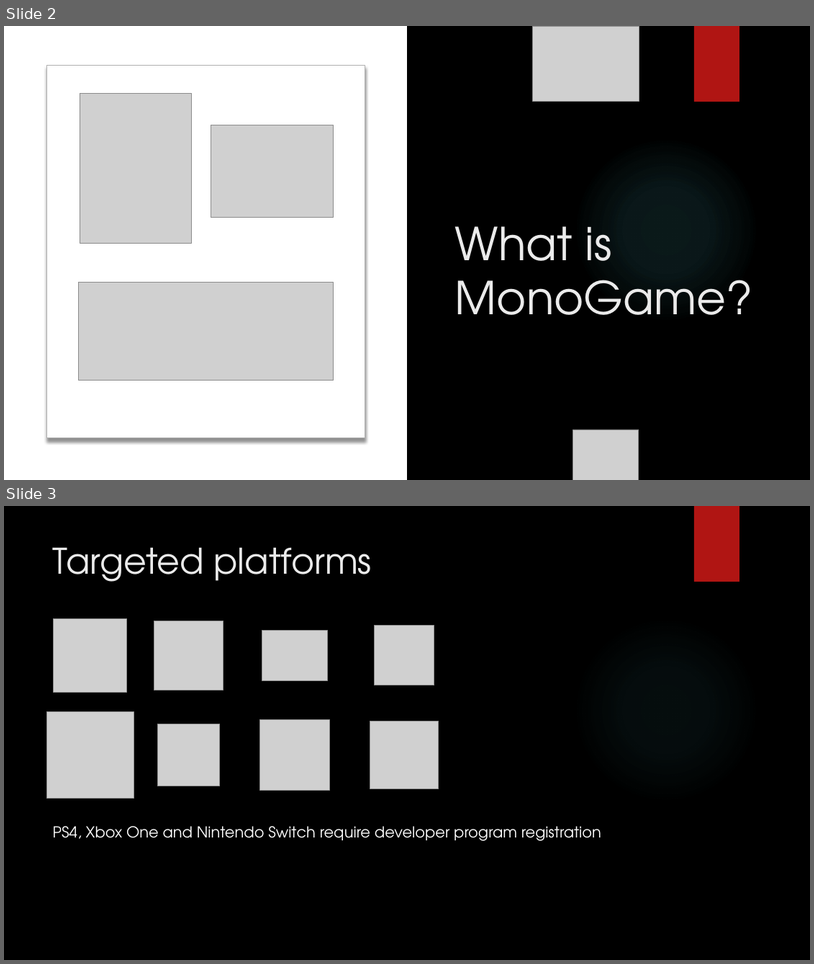
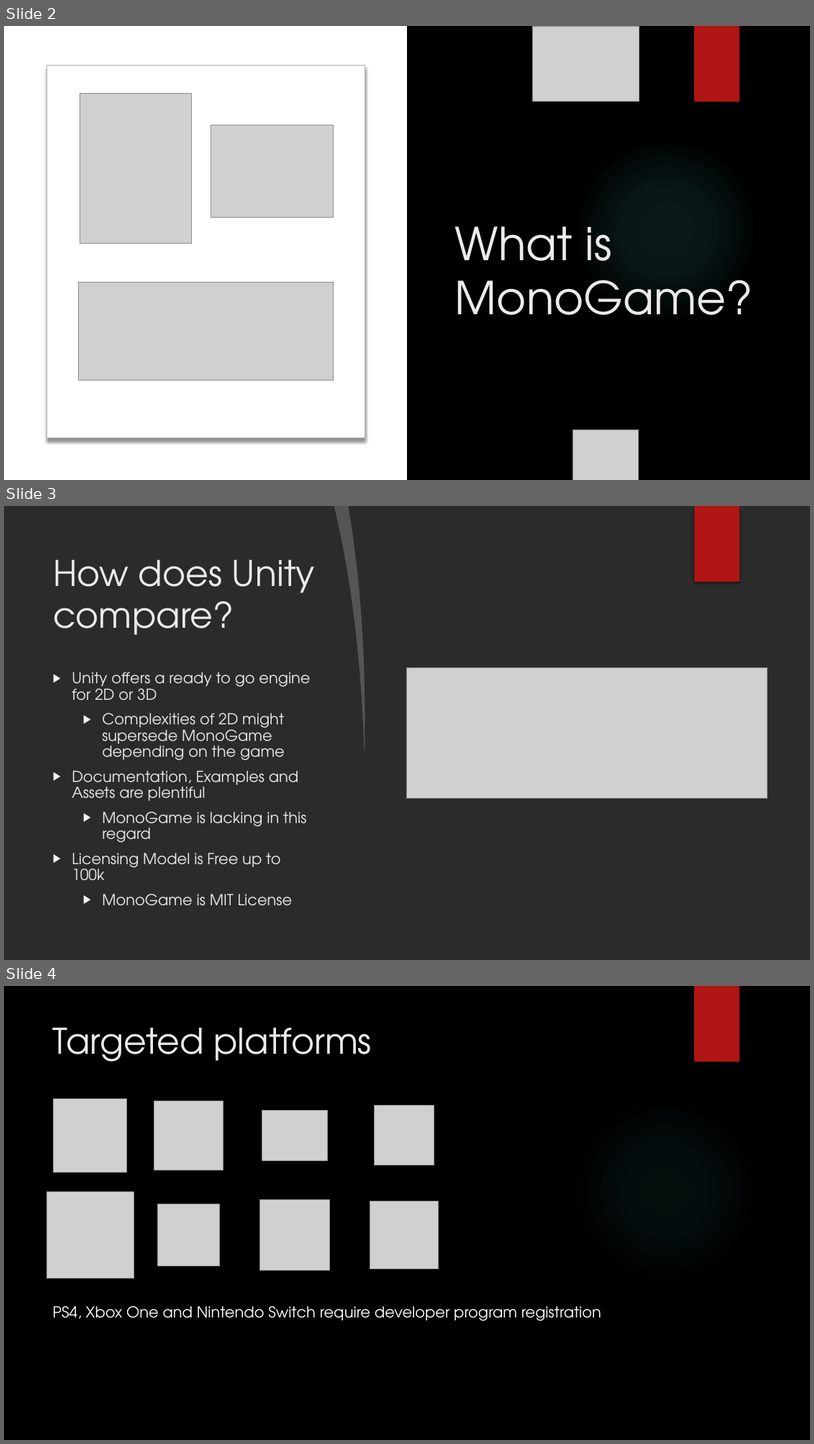
Before and after one commit to jcapellman/Presentations, a slide deck: MonoGame - 4.19.2019/Presentation.pptx. Shown one above the other, each under a label of ours: slides 2 and 3 before the commit, slides 2, 3 and 4 after it. The pictures are 814x964 and 814x1444 pixels, drawn with LibreOffice and Linux fonts; fonts in the diff are those of the drawing; grey boxes stand for pictures; background and template pictures are left out; a plain dark background stands for a picture behind light text. Boxes give left, top, right and bottom in pixels: in the first picture for what was removed or moved away, otherwise in the second. Text is boxed around its words. In the diff, an @@ line names an element or a change of style, - is before the commit and + after.

Commit message:
Added: Unity vs MonoGame slide

```diff
--- a/MonoGame - 4.19.2019/Presentation.pptx
+++ b/MonoGame - 4.19.2019/Presentation.pptx
@@ slide 3 added at box(4, 506, 810, 960), background picture (left out); not listed: 1 template element that a slide beside it also shows @@
@@ freeform shape added at box(334, 506, 371, 752), fill #FFFFFF at 20% opacity @@
@@ freeform shape added at box(348, 506, 437, 960), fill #FFFFFF @@
@@ rectangle added at box(407, 506, 810, 960), fill #FFFFFF @@
@@ rectangle added at box(695, 506, 741, 582), fill #B01513 @@
@@ title added at box(53, 559, 315, 635), 42 pt, text #EBEBEB @@
+How does Unity compare?
@@ text added at box(72, 672, 310, 906), 18 pt, text #EBEBEB @@
+▶ Unity offers a ready to go engine for 2D or 3D
+  ▶ Complexities of 2D might supersede MonoGame depending on the game
+▶ Documentation, Examples and Assets are plentiful
+  ▶ MonoGame is lacking in this regard
+▶ Licensing Model is Free up to 100k
+  ▶ MonoGame is MIT License
@@ picture added at box(407, 667, 767, 798) @@
@@ what was slide 3 is now slide 4 @@
```
Also in this commit, not shown: 1 slide changed.
